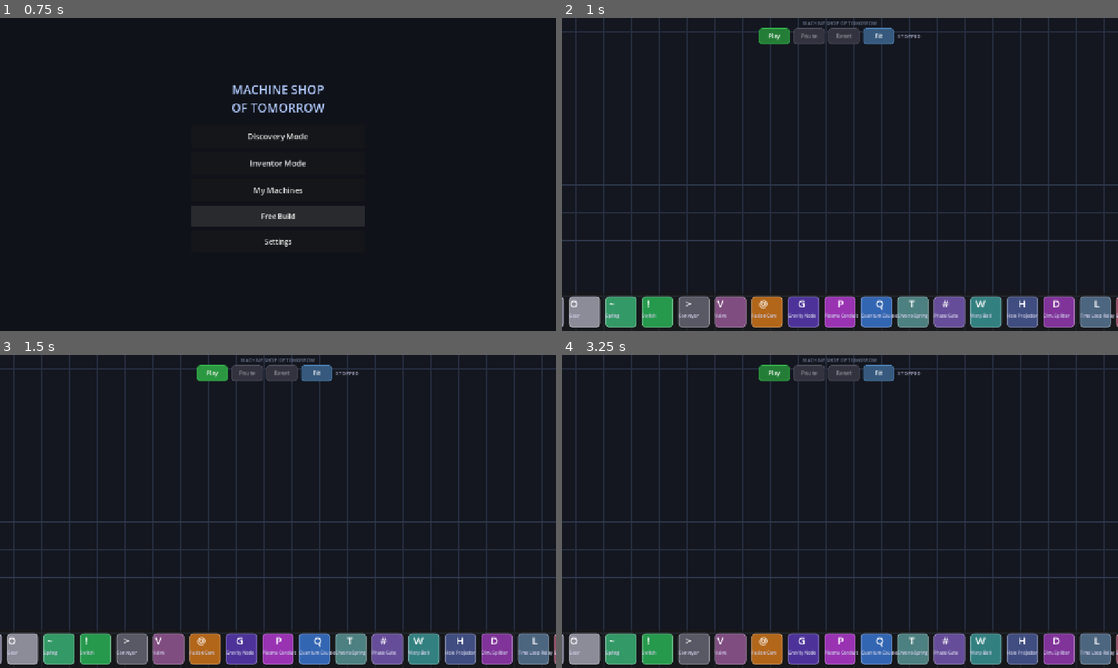
Above: before the commit, frames 1-4 (two rows, left to right).
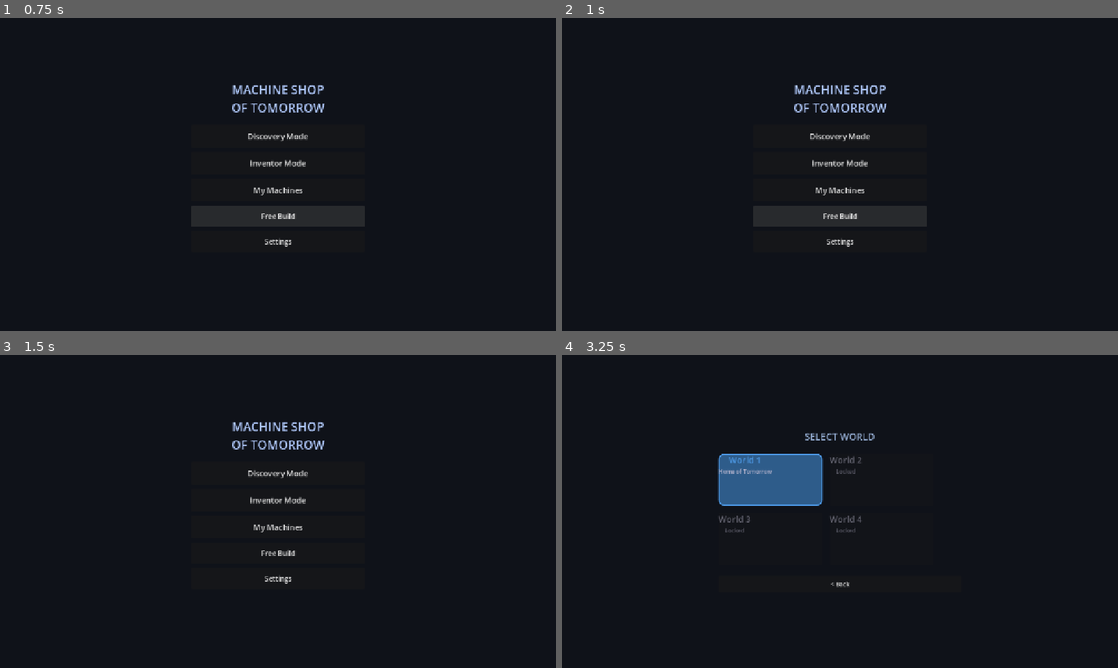
Above: after the commit, the same moments.

Repository: AreteDriver/arcade
Game: Godot game, scene res://src/scenes/menus/main_menu.tscn
Two runs of this game, one before a commit and one after it. Both use one fixed random seed, a clock stepped at 60 frames per second and the inputs below.
Inputs (mouse positions are in pixels of both pictures, inside the frame that each line leads up to):
- Up to frame 1 (0.75 s): click "Free Build" at 0.5 s
- Up to frame 2 (1 s): no input
- Up to frame 3 (1.5 s): click (211, 373) at 1.25 s, where only the run before the commit has a clickable "Play"
- Up to frame 4 (3.25 s): click (773, 373) at 2 s, where only the run before the commit has a clickable "Play"; click (840, 473) at 2.75 s, where only the run after the commit has a clickable "Discovery Mode"

Frame 1 is identical in both runs. In frame 2, 17% of the frame differs, in the area x 0-100%, y 0-99%; in frame 3, 17%; in frame 4, 19%.

Commit message:
fix: wire Free Build to Inventor Mode with all components unlocked
Free Build was pointing to the old Phase 1 main.tscn which had no
back button, no undo/redo, no test objects, and no way to return to
the menu. Now routes to Inventor Mode with a free_build meta flag
that shows all 20 components regardless of unlock progress.

Co-Authored-By: Claude Opus 4.6 <noreply@anthropic.com>

Diff:
--- a/src/scenes/inventor/inventor_mode.gd
+++ b/src/scenes/inventor/inventor_mode.gd
@@ -38,10 +38,18 @@
 	param_panel.delete_requested.connect(_on_delete_requested)
 	sim_controls.zoom_to_fit_pressed.connect(canvas.zoom_to_fit)
 
-	# Filter tray to only show unlocked components
-	var unlocked: Array[String] = ProgressManager.get_unlocked_components()
-	if unlocked.size() > 0:
-		tray.set_available_types(unlocked)
+	# Free Build mode: show all components. Inventor Mode: show only unlocked.
+	var is_free_build: bool = false
+	if InventionManager.has_meta("free_build"):
+		is_free_build = true
+		InventionManager.remove_meta("free_build")
+
+	if not is_free_build:
+		var unlocked: Array[String] = ProgressManager.get_unlocked_components()
+		if unlocked.size() > 0:
+			tray.set_available_types(unlocked)
+	else:
+		tray.set_available_types([])  # Empty = show all
 
 	# Build the test object tray (shown during simulation)
 	_test_tray = TestObjectTray.new()
--- a/src/scenes/menus/main_menu.gd
+++ b/src/scenes/menus/main_menu.gd
@@ -42,7 +42,9 @@
 
 
 func _on_sandbox_pressed() -> void:
-	SceneTransition.change_scene("res://src/scenes/main.tscn")
+	# Free Build = Inventor Mode with all components, no purpose selector
+	InventionManager.set_meta("free_build", true)
+	SceneTransition.change_scene("res://src/scenes/inventor/inventor_mode.tscn")
 
 
 func _on_settings_pressed() -> void:
